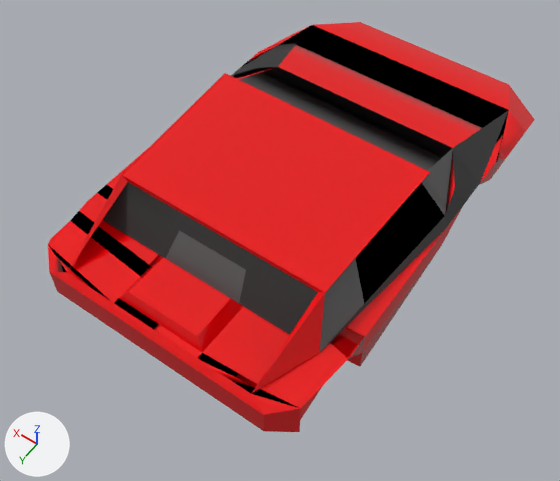
A saved change to the FBX model Auto_for_Scale.fbx.
The view is the same before and after, from a 50 mm camera at (-6.87, 13.27, 16.53) aimed at (0.53, 2.9, 0.24). The lights are fixed; the arrows at lower left show +X, +Y and +Z. Where no turn or scale is listed for an object, it has been applied to the vertices. Vertices at the same position are counted once.

Names of what the first picture shows: 'Auto'.
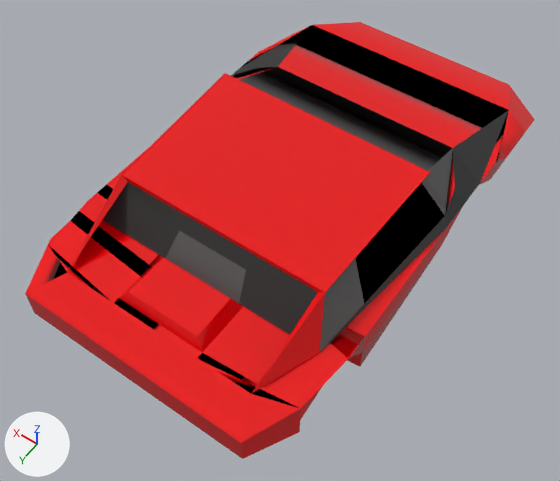
Commit message: Fixed issues

The edits, one by one:
me_plane_004 has 360 vertices, 435 faces and spans x -3.16..4.75, y -5.75..7.6, z 0.0..2.74.
me_plane_004 is used by ob_auto; location (0.0, 0.0, 0.0).
Before the commit, vertices of me_plane_004: 129 (-2.39, 7.6, 1.34) at pixel (263, 414), 130 (-2.39, 7.6, 0.5) at pixel (263, 431), 132 (3.99, 7.6, 1.34) at pixel (49, 271), 133 (3.99, 7.6, 0.5) at pixel (57, 291).
Part 1, on me_plane_004:
Vertices 129, 130, 132, 133 of me_plane_004 move by (0.0, 0.77, 0.0).

Changed parts and their boxes (x1, y1, x2, y2) in the pictures (560 x 481 px; the box of a moved part takes in the faces that stretch with it):
'Auto', reshaped (7% taller): before (48, 22, 535, 432); after (25, 22, 535, 459)
part 1 of me_plane_004, moved or reshaped: before (48, 245, 301, 432); after (25, 245, 301, 459)
